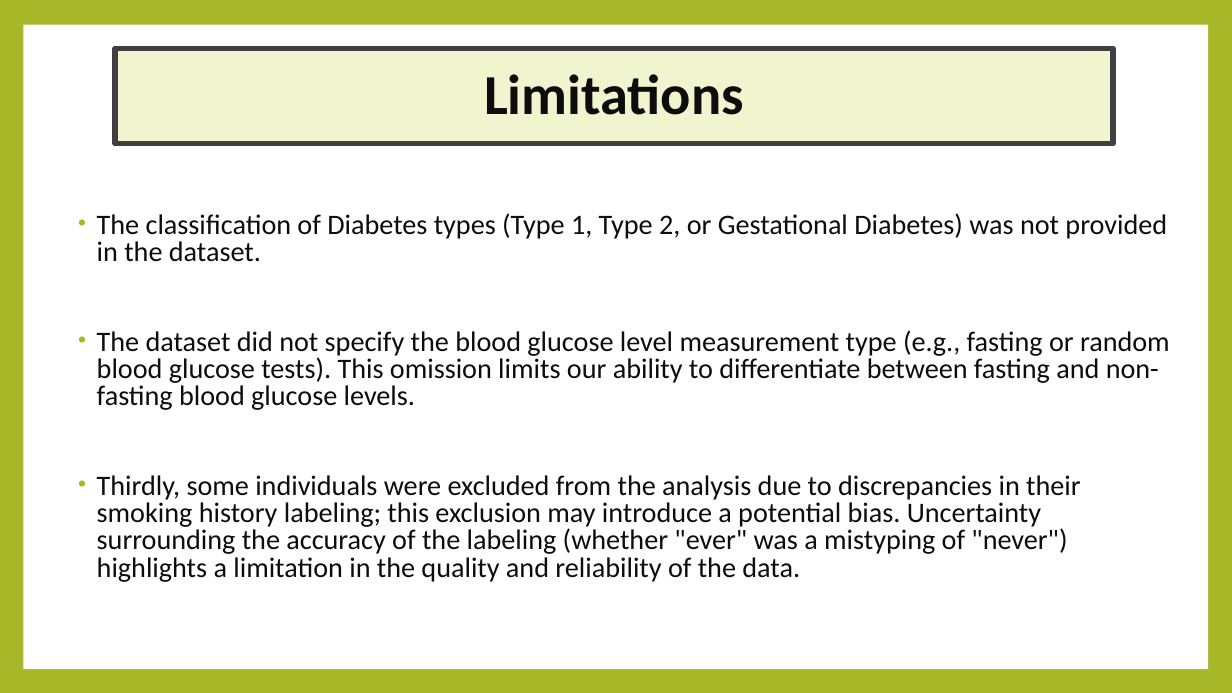
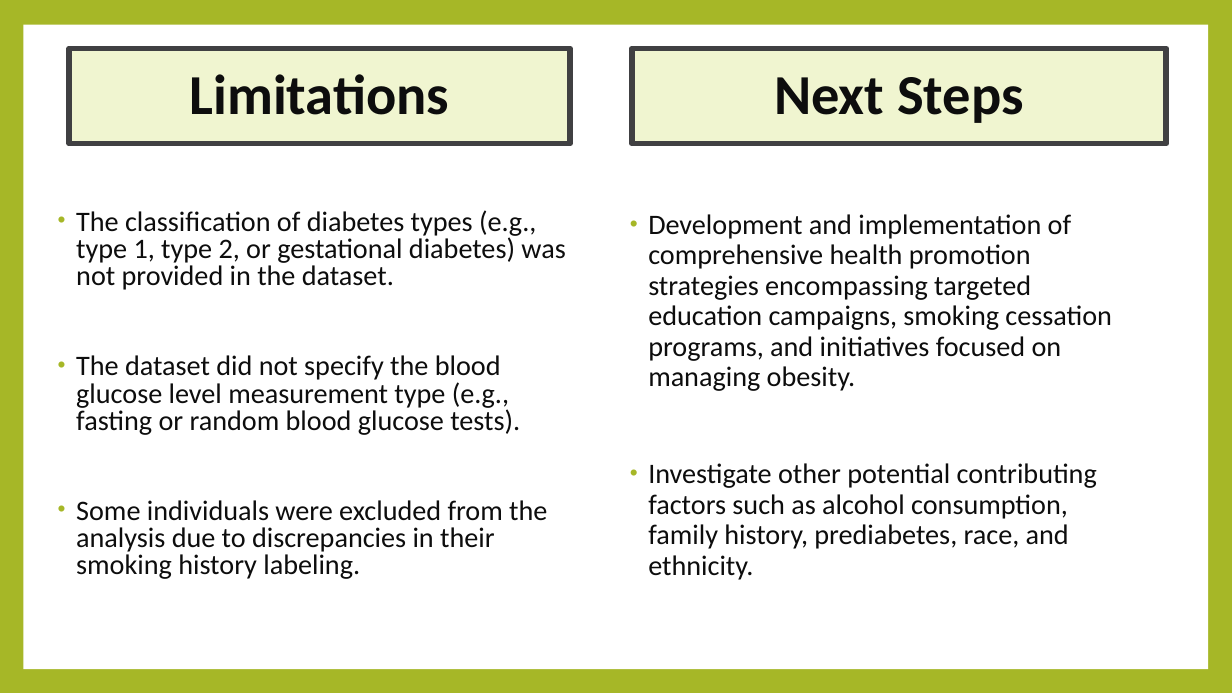
Before and after one commit to K01t0N/project-1, a slide deck: slide 12 of Exploring Potential Contributing Factors to Diabetes.pptx (slide 13 before the commit). Drawn at 1232x693 pixels with LibreOffice and Linux fonts; fonts in the diff are those of the drawing. Boxes give left, top, right and bottom in pixels: in the first picture for what was removed or moved away, otherwise in the second. Text is boxed around its words. In the diff, an @@ line names an element or a change of style, - is before the commit and + after.

```diff
--- a/Exploring Potential Contributing Factors to Diabetes.pptx
+++ b/Exploring Potential Contributing Factors to Diabetes.pptx
@@ title "Limitations": place and size @@
-title "Limitations" at [116,49,1114,144]
+title "Limitations" at [69,49,570,144]
@@ rectangle added at [632,49,1166,144], fill #F0F5D0, outline #404042 4.5 pt, 44 pt, text #0D0D0D, bold @@
+Next Steps
@@ text at [76,210,565,579]: text changed @@
-• The classification of Diabetes types (Type 1, Type 2, or Gestational Diabetes) was not provided in the dataset.
-• The dataset did not specify the blood glucose level measurement type (e.g., fasting or random blood glucose tests). This omission limits our ability to differentiate between fasting and non-fasting blood glucose levels.
-• Thirdly, some individuals were excluded from the analysis due to discrepancies in their smoking history labeling; this exclusion may introduce a potential bias. Uncertainty surrounding the accuracy of the labeling (whether "ever" was a mistyping of "never") highlights a limitation in the quality and reliability of the data.
+• The classification of diabetes types (e.g., type 1, type 2, or gestational diabetes) was not provided in the dataset.
+• The dataset did not specify the blood glucose level measurement type (e.g., fasting or random blood glucose tests).
+• Some individuals were excluded from the analysis due to discrepancies in their smoking history labeling.
@@ text added at [648,214,1112,580], 22 pt, text #0D0D0D @@
+• Development and implementation of comprehensive health promotion strategies encompassing targeted education campaigns, smoking cessation programs, and initiatives focused on managing obesity.
+• Investigate other potential contributing factors such as alcohol consumption, family history, prediabetes, race, and ethnicity.
```
Also in this commit, not shown: 11 other slides changed, 2 slides removed.
